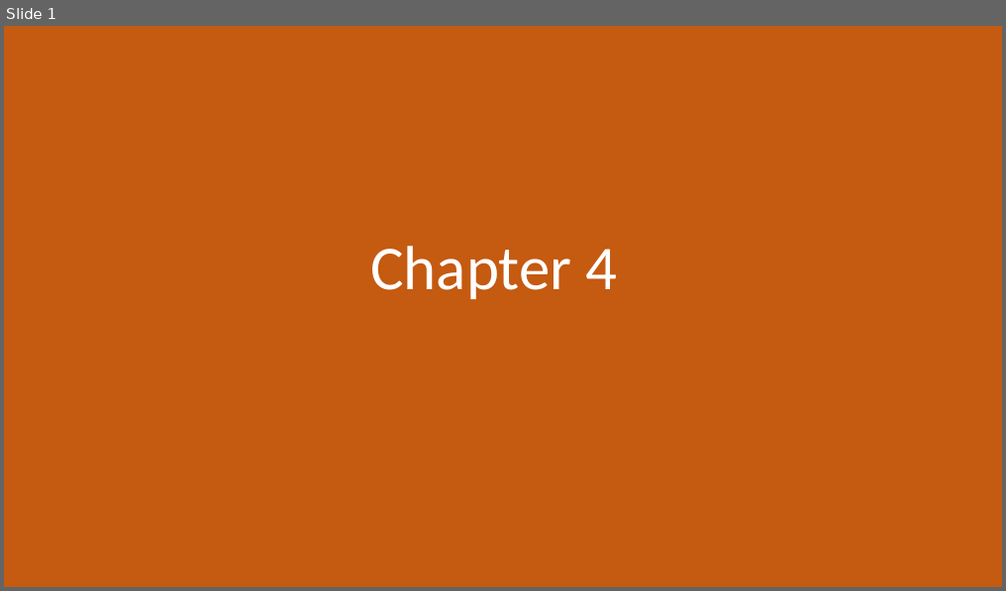
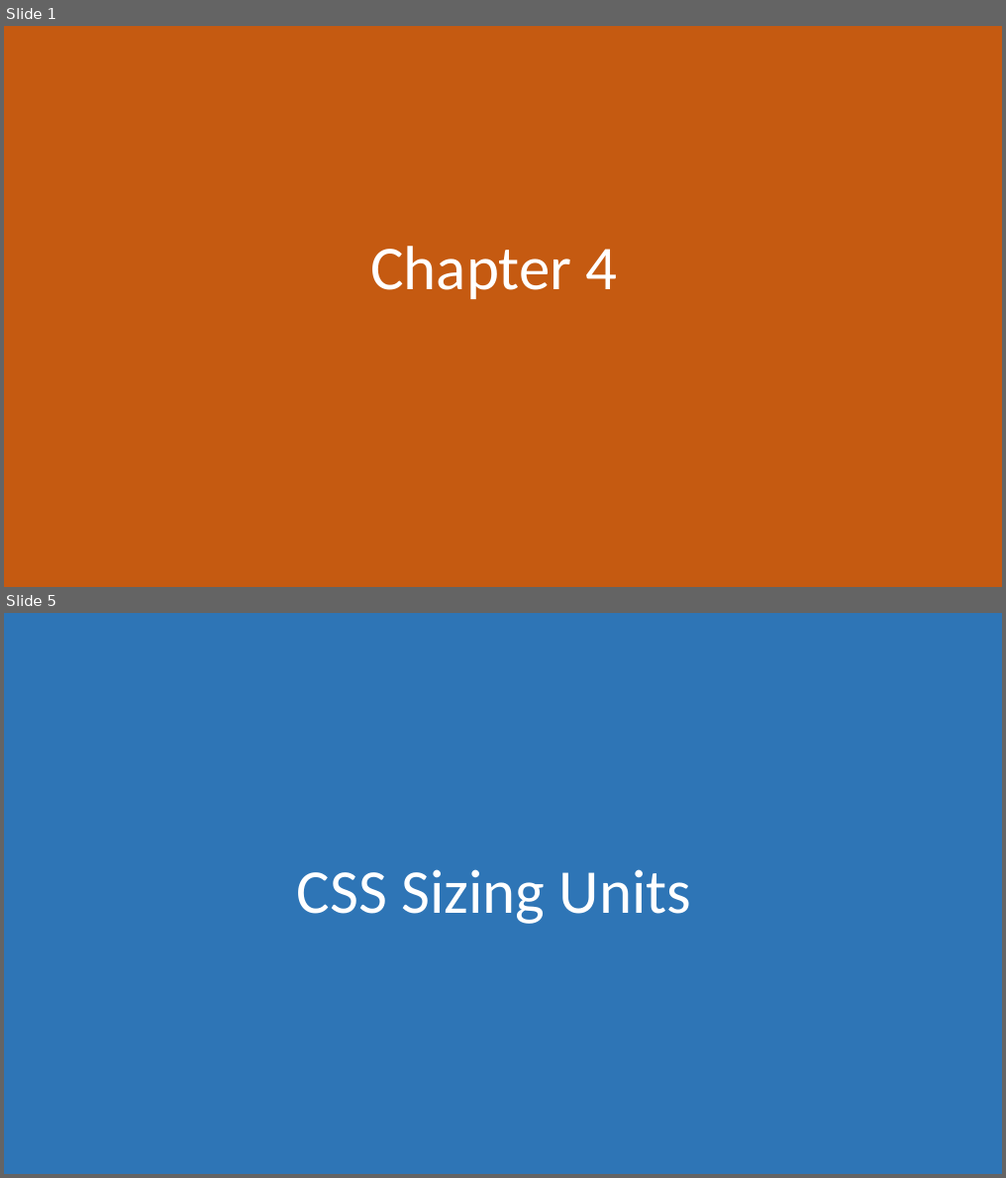
Before and after one commit to morkkis/PWD, a slide deck: presentations/chapter-3/Practical Web Dev.pptx. Shown one above the other, each under a label of ours: slide 1 before the commit, slides 1 and 5 after it; the slides between them are not shown. The pictures are 1006x591 and 1006x1178 pixels, drawn with LibreOffice and Linux fonts; fonts in the diff are those of the drawing. Boxes give left, top, right and bottom in pixels: in the first picture for what was removed or moved away, otherwise in the second. Text is boxed around its words. In the diff, an @@ line names an element or a change of style, - is before the commit and + after.

```diff
--- a/presentations/chapter-3/Practical Web Dev.pptx
+++ b/presentations/chapter-3/Practical Web Dev.pptx
@@ slide 5 added at <box>4,613,1002,1174</box>, background #FFFFFF @@
@@ rectangle added at <box>4,613,1002,1174</box>, fill #2E75B6 @@
@@ title added at <box>297,869,692,924</box>, 60 pt, text #FFFFFF @@
+CSS Sizing Units
```
Also in this commit, not shown: 4 other slides added, 1 slide removed, 7 other files.
